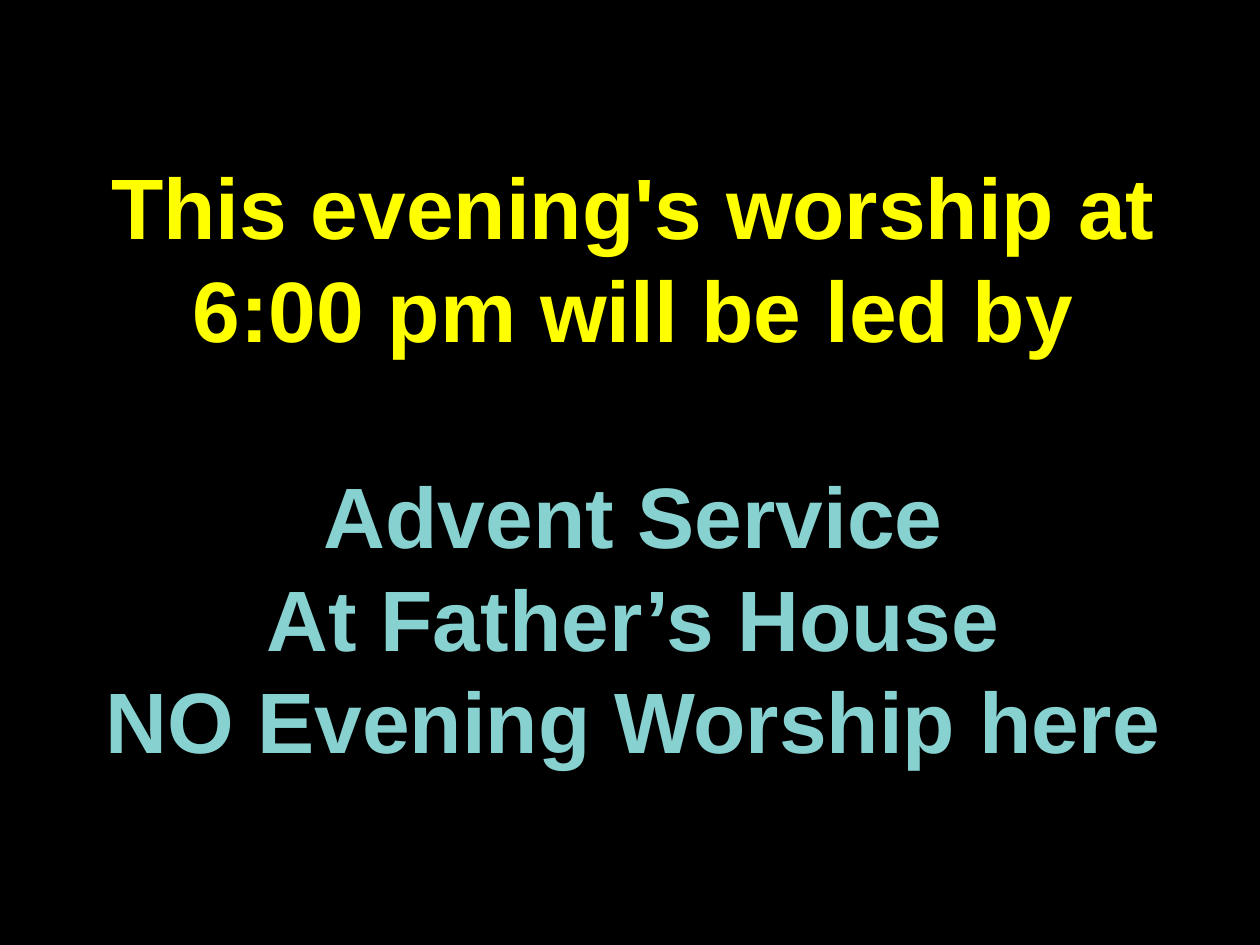
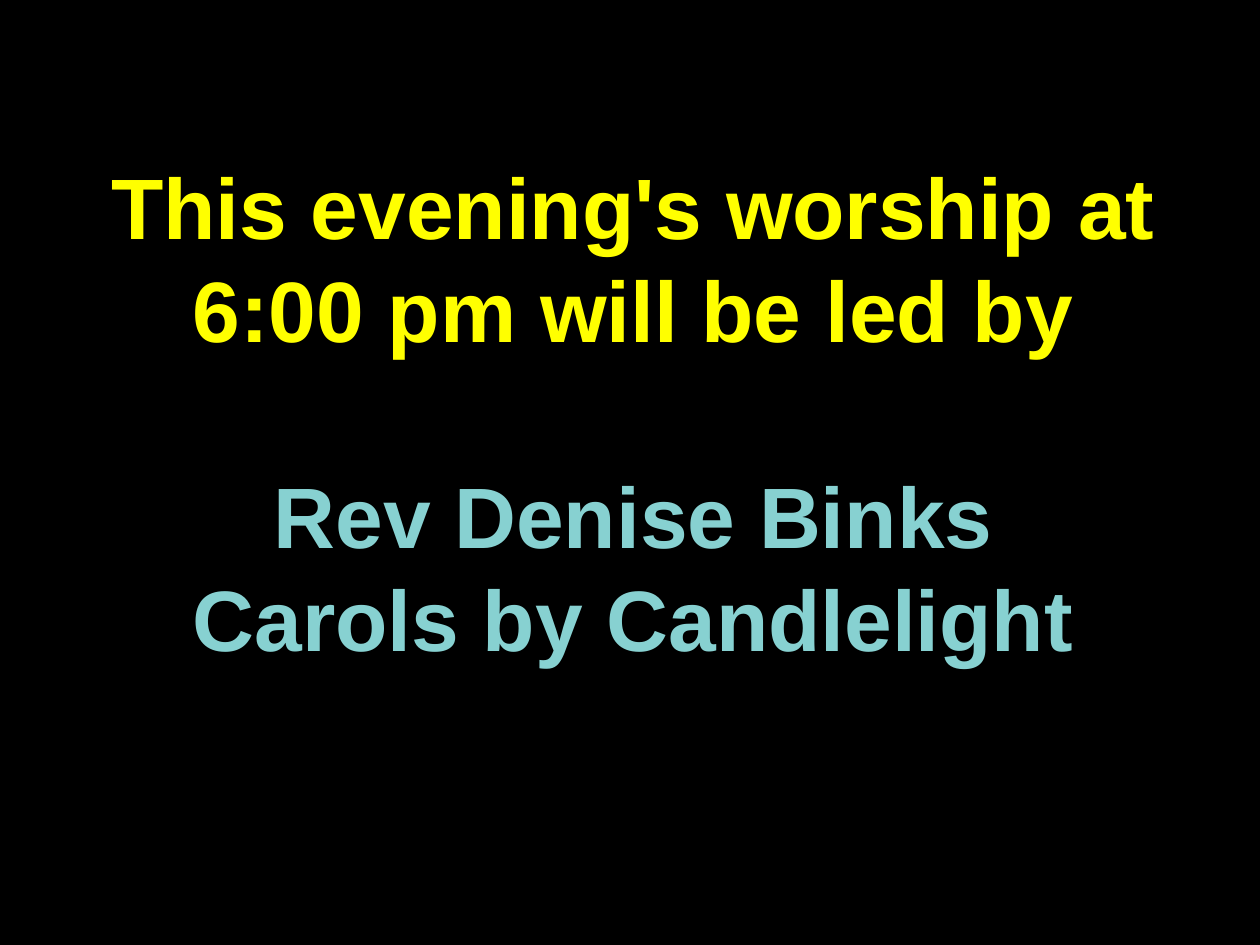
Before and after one commit to martinforsyth/bsuc-audio-visual, a slide deck: slide 4 of resources/presentations/impress/welcome.dark.background.odp. Drawn at 1260x945 pixels with LibreOffice and Linux fonts; fonts in the diff are those of the drawing. Boxes give left, top, right and bottom in pixels: in the first picture for what was removed or moved away, otherwise in the second. Text is boxed around its words. In the diff, an @@ line names an element or a change of style, - is before the commit and + after.

Commit message:
add presentation

```diff
--- a/resources/presentations/impress/welcome.dark.background.odp
+++ b/resources/presentations/impress/welcome.dark.background.odp
@@ text at bbox=[193, 486, 1073, 666]: text changed @@
-Advent Service
-At Father’s House
-NO Evening Worship here
+Rev Denise Binks
+Carols by Candlelight
```
Also in this commit, not shown: 3 other slides changed, 3 slides added.
